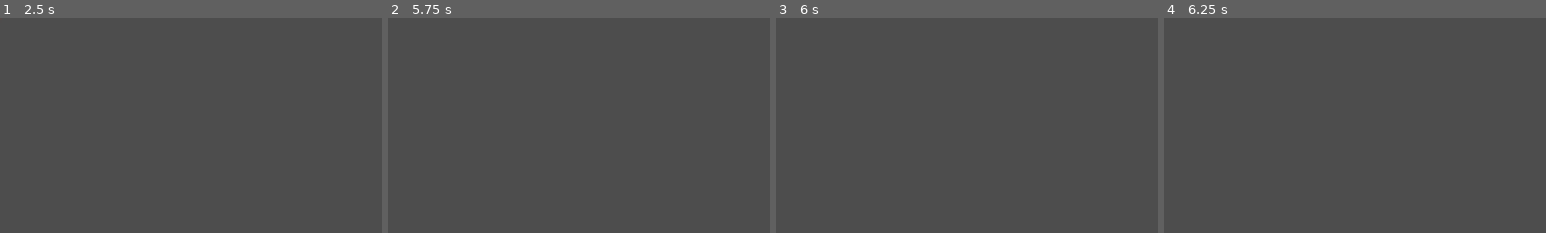
Above: before the commit, frames 1-4 (left to right).
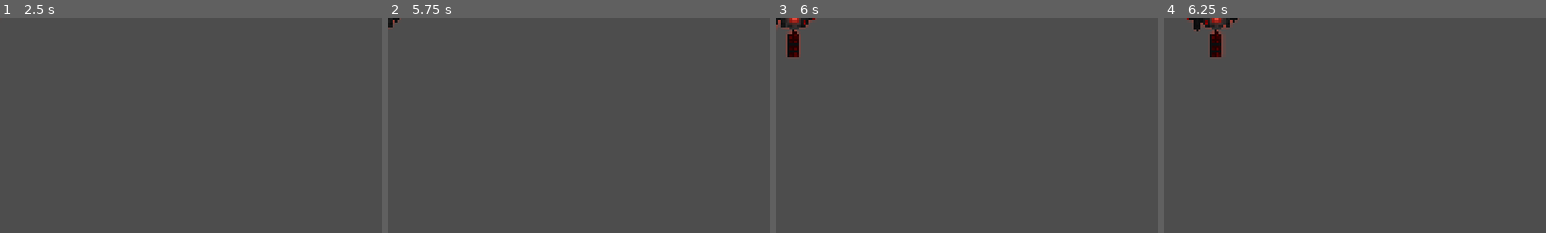
Above: after the commit, the same moments.

Repository: g3evorz/Gameseed-2026
Game: Godot game, scene res://Scenes/Components/Weapon/Musuh/Laser/Satelite.tscn
The game is run twice, just before and just after one commit, with the same random seed, the same clock (stepped at 60 frames per second) and the same inputs. This scene is started directly instead of the project's main scene.
Inputs (mouse positions are % of the whole screen's width and height, from its top left):
- Up to frame 1 (2.5 s): tap Enter at 0.5, 2 s; move the mouse to (72, 45) at 0.52 s; hold Up (ui_up) 0.53-1.25 s; click (72, 45) at 0.67 s; tap Space at 1.25 s; drag from (30, 55) to (45, 70) at 1.27 s; move the mouse to (60, 28) at 2.02 s; hold Down (ui_down) from 2.03 s (still down)
- Up to frame 2 (5.75 s): release Down (ui_down) at 2.75 s; tap Space at 2.75, 4.25 s; drag from (45, 70) to (20, 35) at 2.77 s; tap Enter at 3.5 s; move the mouse to (80, 65) at 3.52 s; hold Up (ui_up) 3.53-4.25 s; drag from (20, 35) to (35, 25) at 4.27 s; move the mouse to (55, 50) at 5.02 s; hold Up (ui_up) from 5.03 s (still down); click (55, 50) at 5.17 s
- Up to frame 3 (6 s): release Up (ui_up) at 5.75 s; drag from (35, 25) to (30, 55) at 5.77 s
- Up to frame 4 (6.25 s): no input
The pictures show only the part of the screen within x 0-50%, y 0-50%; the shares and areas given below are measured in that part.

Frame 1 is identical in both runs. In frame 2, 0.1% of the frame differs, in the area x 0-3%, y 0-6%; in frame 3, 0.9%; in frame 4, 1.0%, in the area x 6-20%, y 0-19%.

Commit message:
Refactor laser/pulse weapons; add damage ticks
Introduce timed-engage/retreat states and camera-anchoring for laser; reduce default laser fire_duration (5→3) and extend RayCast reach. Refactor laser.gd to use ENGAGING/WARNING/LAUNCH/RETACKING states, spawn bullets from muzzle, pass damage, and retreat after firing. Update pulseBody.gd to compute damage using ScoreManager and pass it to bullets. Rewrite pulseBullet.gd to use physics processing, support fire(direction, damage), dynamic collision resizing, and tick-based damage application (damage_tick_rate). These changes centralize damage handling and improve visual/movement behavior of laser/pulse weapons.

Diff:
--- a/Data/Obstacle/laser.tres
+++ b/Data/Obstacle/laser.tres
@@ -9,5 +9,5 @@
 spawn_weight = 10.0
 spawn_behavior = 1
 spawn_edge_margin = 0.0
-fire_duration = 5.0
+fire_duration = 3.0
 metadata/_custom_type_script = "uid://brhx3skaebmcy"
--- a/Scenes/Components/Weapon/Musuh/Laser/laserBeam.tscn
+++ b/Scenes/Components/Weapon/Musuh/Laser/laserBeam.tscn
@@ -13,7 +13,7 @@
 shape = SubResource("RectangleShape2D_2wrmy")
 
 [node name="RayCast2D" type="RayCast2D" parent="." unique_id=541335986]
-target_position = Vector2(3000, 0)
+target_position = Vector2(5000, 0)
 
 [node name="Sprite2D" type="Sprite2D" parent="." unique_id=320522823]
 position = Vector2(0, -3)
--- a/Script/Weapon/Musuh/laser.gd
+++ b/Script/Weapon/Musuh/laser.gd
@@ -1,17 +1,24 @@
 extends Node2D
 
-enum State { WARNING, LAUNCH }
-var current_state: State = State.WARNING
+enum State { ENGAGING, WARNING, LAUNCH, RETACKING }
+var current_state: State = State.ENGAGING
 
 @export var bullet_scene: PackedScene
+@export var damage_laser: float = 9999999.0
 
-var warning_duration: float = 2.0
+
+var engaging_duration: float = 1.0   # durasi laser bergerak dari start -> target
+var warning_duration: float = 2.0    # durasi telegraph diam di posisi akhir sebelum nembak
 var telegraph_speed: float = 25.0
 var fire_duration: float = 0.5
+var retreat_duration: float = 1.0    # durasi laser mundur keluar arena
+var retreat_distance: float = 300.0  # seberapa jauh laser mundur (ke arah +X)
 
 # Variabel untuk pergerakan dinamis
 var _start_position: Vector2
 var _target_position: Vector2
+var _retreat_start_position: Vector2
+var _retreat_position: Vector2
 var _is_moving: bool = false
 var _time_passed: float = 0.0
 
@@ -23,69 +30,97 @@
 @onready var muzzle = $Muzzle
 
 func _ready() -> void:
-	_enter_state(State.WARNING)
+	_enter_state(State.ENGAGING)
 
 # Fungsi ini dipanggil oleh Spawner untuk menentukan jalur pergerakan laser
 func setup_dynamic_laser(posisi_awal: Vector2, posisi_akhir: Vector2, durasi: float, cam: Camera2D, edge_margin: float) -> void:
 	_start_position = posisi_awal
 	_target_position = posisi_akhir
-	warning_duration = durasi
+	engaging_duration = durasi
 	_cam = cam
 	_edge_margin = edge_margin
 	global_position = _start_position
 	_is_moving = true
 
+# Helper: re-anchor X tiap frame supaya laser tetap "menempel" di tepi layar
+# meski kamera terus bergerak (dipakai selama fase ENGAGING & WARNING)
+func _get_anchored_x() -> float:
+	if _cam:
+		return _cam.get_right_edge_x(_edge_margin)
+	return global_position.x
+
 func _process(delta: float) -> void:
 	match current_state:
+		State.ENGAGING:
+			_time_passed += delta
+			warning_indicator.modulate.a = 0.5 + (sin(_time_passed * telegraph_speed) * 0.5)
+
+			var current_x: float = _get_anchored_x()
+
+			if _is_moving and engaging_duration > 0:
+				var progress = clamp(_time_passed / engaging_duration, 0.0, 1.0)
+				var eased_progress = ease(progress, -1.5)
+				var y = lerp(_start_position.y, _target_position.y, eased_progress)
+				global_position = Vector2(current_x, y)
+			else:
+				global_position = Vector2(current_x, _target_position.y)
+
+			if _time_passed >= engaging_duration:
+				_enter_state(State.WARNING)
+
 		State.WARNING:
 			_time_passed += delta
 			warning_indicator.modulate.a = 0.5 + (sin(_time_passed * telegraph_speed) * 0.5)
 
-			# Re-anchor X tiap frame supaya laser tetap "menempel" di tepi layar
-			# meski kamera terus bergerak selama fase warning
-			var current_x: float = global_position.x
-			if _cam:
-				current_x = _cam.get_right_edge_x(_edge_margin)
-
-			if _is_moving and warning_duration > 0:
-				var progress = clamp(_time_passed / warning_duration, 0.0, 1.0)
-				var eased_progress = ease(progress, -1.5)
-				var y = lerp(_start_position.y, _target_position.y, eased_progress)
-				global_position = Vector2(current_x, y)
-			else:
-				global_position.x = current_x
+			# Posisi Y sudah final dari ENGAGING, tinggal jaga X tetap nempel di edge kamera
+			global_position = Vector2(_get_anchored_x(), _target_position.y)
 
 			if _time_passed >= warning_duration:
 				_enter_state(State.LAUNCH)
+
 		State.LAUNCH:
 			# Laser emitter diam di posisi terakhirnya saat menembak
 			pass
 
+		State.RETACKING:
+			_time_passed += delta
+			var progress = clamp(_time_passed / retreat_duration, 0.0, 1.0)
+			var eased_progress = ease(progress, 1.5)
+			global_position = _retreat_start_position.lerp(_retreat_position, eased_progress)
+
+			if _time_passed >= retreat_duration:
+				queue_free()
+
 func _enter_state(new_state: State) -> void:
 	current_state = new_state
+	_time_passed = 0.0 # Reset waktu untuk memastikan sinkronisasi tiap pergantian state
 
 	match current_state:
+		State.ENGAGING:
+			warning_indicator.show()
+			satellite_body.show()
+
 		State.WARNING:
 			warning_indicator.show()
 			satellite_body.show()
-			_time_passed = 0.0 # Reset waktu untuk memastikan sinkronisasi
 
 		State.LAUNCH:
 			warning_indicator.hide()
 
-			# PERBAIKAN: Gunakan posisi muzzle (jika tersedia) agar tembakan keluar dari laras
+			# Gunakan posisi muzzle (jika tersedia) agar tembakan keluar dari laras
 			var posisi_tembak = muzzle.global_position if muzzle else global_position
 			var arah_target = posisi_tembak + Vector2(-2000, 0)
 
-			print("Laser host position: ", global_position)
-			print("Muzzle local position: ", muzzle.position)
-			print("Muzzle global position: ", muzzle.global_position)
-
 			_spawn_laser_ke_target(posisi_tembak, arah_target)
 
-			# Tunggu sebentar sebelum menghapus spawner agar pulseBullet punya waktu untuk dieksekusi
-			await get_tree().create_timer(fire_duration).timeout
-			queue_free()
+			# Tunggu sebentar sebelum mundur agar pulseBullet punya waktu untuk dieksekusi
+			await get_tree().create_timer(fire_duration + 2).timeout
+			_enter_state(State.RETACKING)
+
+		State.RETACKING:
+			satellite_body.show()
+			_retreat_start_position = global_position
+			_retreat_position = global_position + Vector2(retreat_distance, 0)
 
 func _spawn_laser_ke_target(posisi_spawn: Vector2, posisi_target: Vector2) -> void:
 	if not bullet_scene:
@@ -93,10 +128,12 @@
 		return
 
 	var bullet = bullet_scene.instantiate()
+	var damage: float = damage_laser
+
 	get_tree().current_scene.add_child(bullet)
 
 	bullet.global_position = posisi_spawn
 
 	var direction = (posisi_target - posisi_spawn).normalized()
 	bullet.beam_active_duration = fire_duration   # samakan dengan host
-	bullet.fire(direction)
+	bullet.fire(direction,damage)
--- a/Script/Weapon/Pulse/pulseBody.gd
+++ b/Script/Weapon/Pulse/pulseBody.gd
@@ -2,6 +2,7 @@
 
 @export var bullet_scene: PackedScene
 @export var fire_rate: float = 0.5
+@export var damage_multiplier : float = 10.0
 
 @onready var head_pivot = $Head
 @onready var muzzle = $Head/Muzzle
@@ -104,6 +105,8 @@
 # Fungsi bantuan yang diperbarui agar peluru memutar dirinya sendiri ke arah target
 func _spawn_laser_ke_target(posisi_spawn: Vector2, posisi_target: Vector2):
 	var bullet = bullet_scene.instantiate()
+	var damage: float = ScoreManager.level_upgrade_laser * damage_multiplier
+
 	get_tree().current_scene.add_child(bullet)
 
 	bullet.global_position = posisi_spawn
@@ -111,7 +114,7 @@
 	# PENTING: Gunakan look_at agar peluru langsung mengarah tepat ke koordinat target
 	bullet.look_at(posisi_target)
 
-	bullet.fire()
+	bullet.fire(Vector2.RIGHT, damage)
 
 func aktifkan_power_up_laser(durasi: float):
 	is_double_laser = true
--- a/Script/Weapon/Pulse/pulseBullet.gd
+++ b/Script/Weapon/Pulse/pulseBullet.gd
@@ -5,48 +5,76 @@
 @onready var collision_shape = $CollisionShape2D
 
 const SPRITE_NATIVE_WIDTH = 32.0
-@export var beam_active_duration: float = 0.1   # bisa di-override dari luar (laser.gd) atau diatur manual di Inspector kalau dipakai standalone
 
-func fire(direction: Vector2 = Vector2.RIGHT) -> void:
-	var dir_multiplier = sign(direction.x) if direction.x != 0.0 else 1.0
+@export var beam_active_duration: float = 0.1
+@export var damage_tick_rate: float = 0.1 # Interval waktu damage diberikan (contoh: 0.1 detik)
+
+var _current_damage: float = 0.0
+var _dir_multiplier: float = 1.0
+var _tick_timer: float = 0.0
+var _is_firing: bool = false
+
+func _ready() -> void:
+	# Matikan process agar tidak menguras performa sebelum fire() dipanggil
+	set_physics_process(false)
+
+	# Lakukan duplikasi shape satu kali saja di awal
+	if collision_shape.shape:
+		collision_shape.shape = collision_shape.shape.duplicate() as RectangleShape2D
+
+func fire(direction: Vector2, damage: float) -> void:
+	_current_damage = damage
+	_dir_multiplier = sign(direction.x) if direction.x != 0.0 else 1.0
+
 	var max_range = abs(ray_cast.target_position.x)
-	ray_cast.target_position.x = max_range * dir_multiplier
+	ray_cast.target_position.x = max_range * _dir_multiplier
+	ray_cast.collide_with_areas = true
 
-	ray_cast.collide_with_areas = true
+	_is_firing = true
+	_tick_timer = damage_tick_rate # Di-set penuh agar damage pertama langsung berefek
+
+	# Nyalakan loop physics process
+	set_physics_process(true)
+
+	# Hancurkan peluru setelah durasi habis
+	await get_tree().create_timer(beam_active_duration).timeout
+	queue_free()
+
+func _physics_process(delta: float) -> void:
+	if not _is_firing:
+		return
+
+	_tick_timer += delta
+
+	# Update raycast secara manual tiap physics frame
 	ray_cast.force_raycast_update()
 
-	var beam_length: float
+	var max_range = abs(ray_cast.target_position.x)
+	var beam_length: float = max_range
+	var hit_target = null
 
 	if ray_cast.is_colliding():
 		var collision_point = ray_cast.get_collision_point()
 		beam_length = global_position.distance_to(collision_point)
+		hit_target = ray_cast.get_collider()
 
-		var musuh = ray_cast.get_collider()
-		var damage_pulse = ScoreManager.level_upgrade_laser * 10
-
-		if musuh.has_method("take_damage"):
-			musuh.take_damage(damage_pulse)
-		else:
-			print("Nabrak tembok/benda mati/Area lain, abaikan.")
-	else:
-		beam_length = max_range
-
+	# 1. Update Skala Visual
 	var required_scale_x = beam_length / SPRITE_NATIVE_WIDTH
 	sprite.scale.x = required_scale_x
-	sprite.position.x = (beam_length / 2.0) * dir_multiplier
+	sprite.position.x = (beam_length / 2.0) * _dir_multiplier
 
-	var shape = collision_shape.shape.duplicate() as RectangleShape2D
-
+	# 2. Update Collision Shape Size secara dinamis
+	var shape = collision_shape.shape as RectangleShape2D
 	if shape:
 		shape.size.x = beam_length
-		collision_shape.position.x = (beam_length / 2.0) * dir_multiplier
-		collision_shape.shape = shape
+		collision_shape.position.x = (beam_length / 2.0) * _dir_multiplier
 
-		print("shape size : ", collision_shape.shape.size.x)
+	# 3. Handle Damage (Sistem Tick)
+	if _tick_timer >= damage_tick_rate:
+		_tick_timer -= damage_tick_rate # Kurangi timer, jangan reset ke 0 agar tidak meleset
 
-		force_update_transform()
-	else:
-		print("ERROR: Bentuk collision bukan RectangleShape2D!")
-
-	await get_tree().create_timer(beam_active_duration).timeout
-	queue_free()
+		if hit_target:
+			if hit_target.has_method("take_damage"):
+				hit_target.take_damage(_current_damage)
+			elif hit_target.get_parent() and hit_target.get_parent().has_method("take_damage"):
+				hit_target.get_parent().take_damage(_current_damage)
